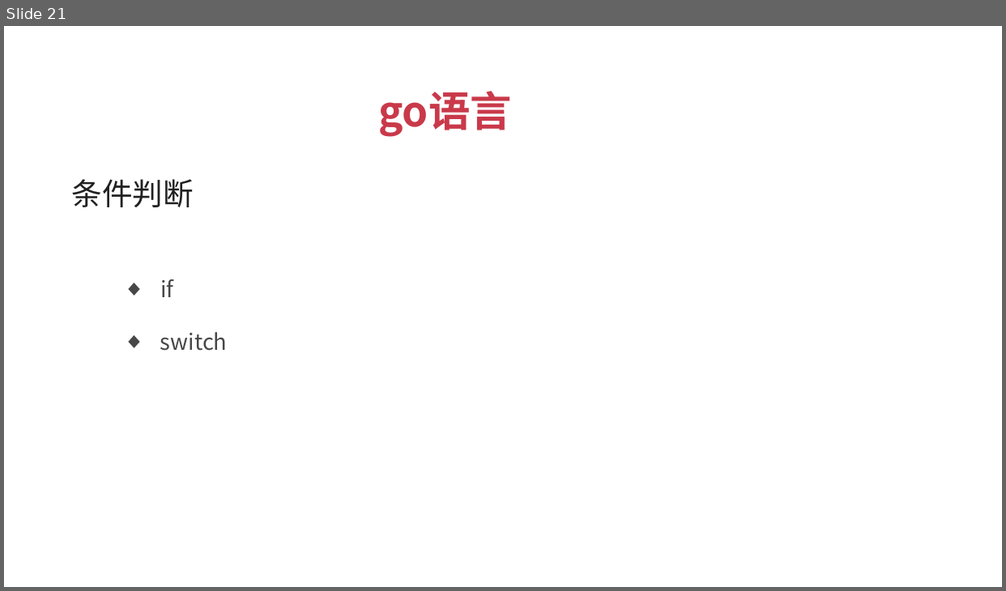
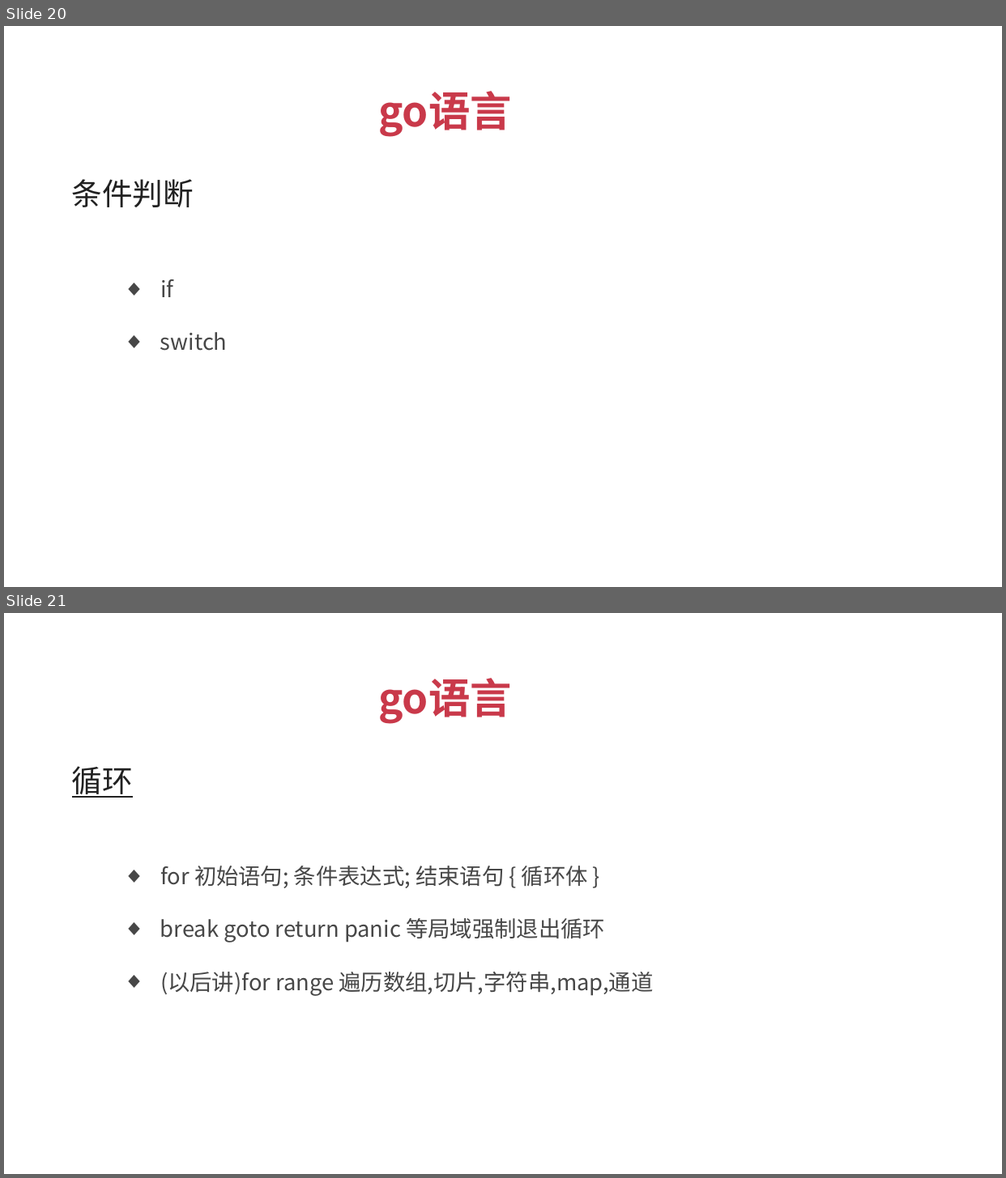
Before and after one commit to xuqiang76/golang, a slide deck: tuling/go语言_傻大猫.pptx. Shown one above the other, each under a label of ours: slide 21 before the commit, slides 20 and 21 after it. The pictures are 1006x591 and 1006x1178 pixels, drawn with LibreOffice and Linux fonts; fonts in the diff are those of the drawing. Boxes give left, top, right and bottom in pixels: in the first picture for what was removed or moved away, otherwise in the second. Text is boxed around its words. In the diff, an @@ line names an element or a change of style, - is before the commit and + after.

```diff
--- a/tuling/go语言_傻大猫.pptx
+++ b/tuling/go语言_傻大猫.pptx
@@ slide 21 added at bbox=[4, 613, 1002, 1174], background #FFFFFF @@
@@ text added at bbox=[378, 678, 511, 724], 30 pt, text #C9394A, bold @@
+go语言
@@ text added at bbox=[72, 766, 133, 798], 22 pt, text #212121, bold, underline @@
+循环
@@ text added at bbox=[160, 866, 588, 888], 16 pt, text #474747 @@
+  ◆ for 初始语句; 条件表达式; 结束语句 { 循环体 }
@@ text added at bbox=[160, 918, 605, 943], 16 pt, text #474747 @@
+  ◆ break goto return panic 等局域强制退出循环
@@ text added at bbox=[160, 972, 653, 996], 16 pt, text #474747 @@
+  ◆ (以后讲)for range 遍历数组,切片,字符串,map,通道
@@ what was slide 21 is now slide 20 @@
```
Also in this commit, not shown: 1 slide changed, 5 other slides added, 4 other files.
